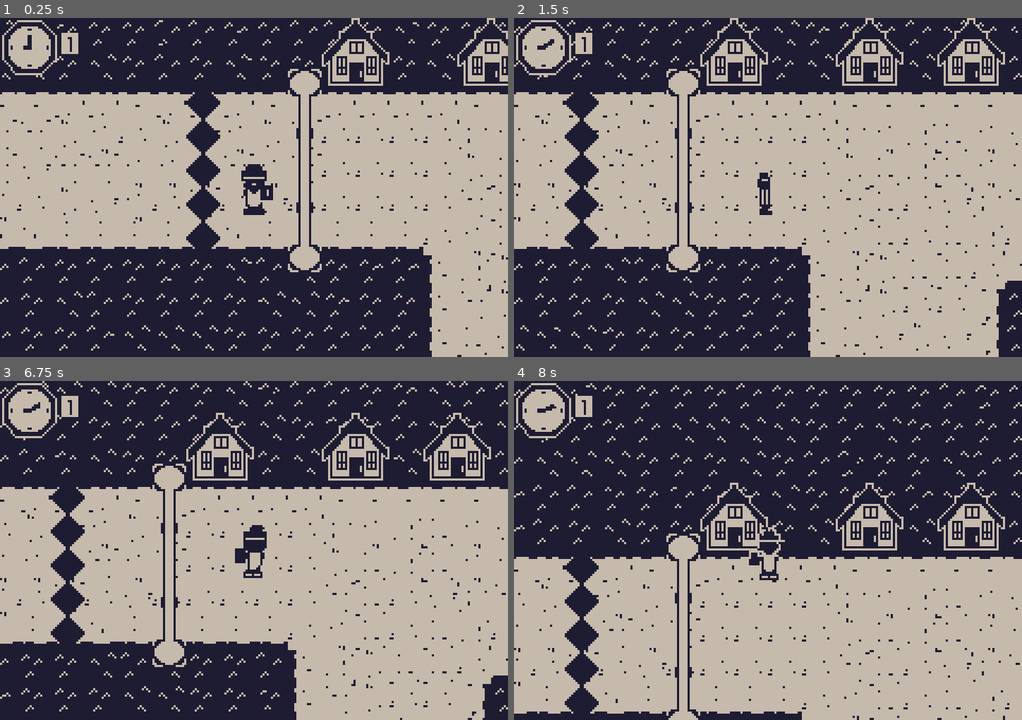
Above: before the commit, frames 1-4 (two rows, left to right).
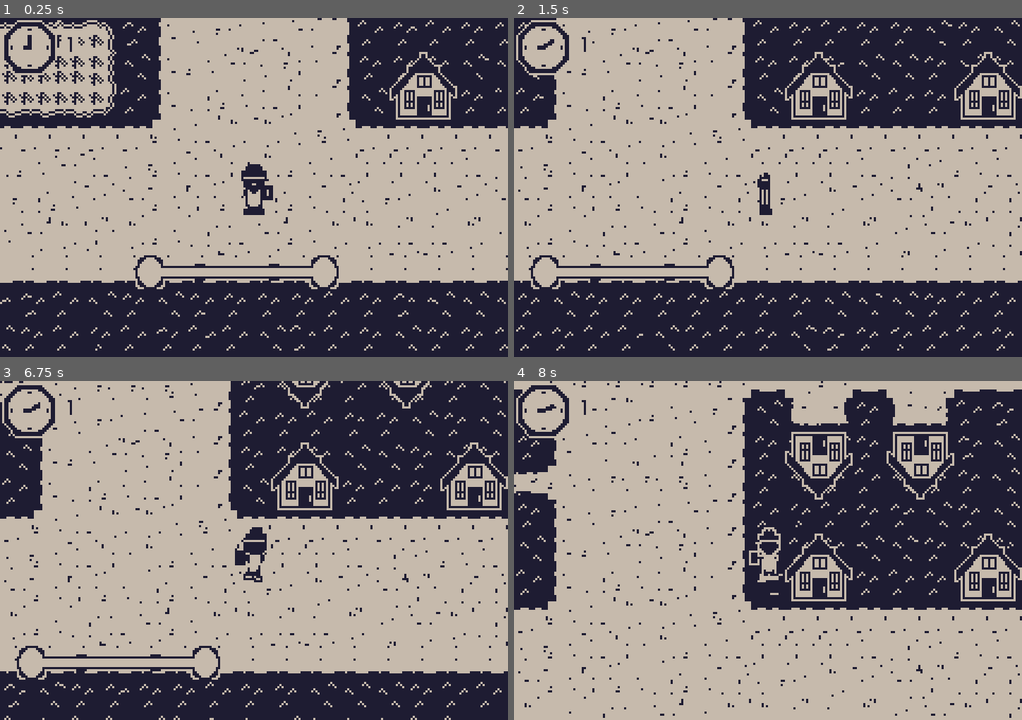
Above: after the commit, the same moments.

Repository: chickengamer555/7-days-of-rain-B1T-jam
Game: Godot game, scene res://Main/main.tscn
Two runs of this game, one before a commit and one after it. Both use one fixed random seed, a clock stepped at 60 frames per second and the inputs below. This scene is started directly instead of the project's main scene.
Inputs (mouse positions are in pixels of both pictures, inside the frame that each line leads up to):
- Up to frame 1 (0.25 s): no input
- Up to frame 2 (1.5 s): tap Enter at 0.5 s; move the mouse to (879, 170) at 0.52 s; hold Right (right) 0.53-1.25 s; hold F (Fast_foward) 0.53-1.25 s; click (879, 170) at 0.67 s; drag from (666, 204) to (768, 187) at 1.27 s
- Up to frame 3 (6.75 s): move the mouse to (304, 475) at 2.02 s; hold Right (right) 2.03-2.75 s; hold Q (Ledger) 2.03-2.75 s; tap Space at 2.75, 4.25, 5.75 s; drag from (228, 618) to (101, 499) at 2.77 s; tap Enter at 3.5, 5 s; move the mouse to (406, 601) at 3.52 s; hold A (left) 3.53-4.25 s; tap L at 3.6 s; drag from (101, 499) to (254, 550) at 4.27 s; move the mouse to (279, 550) at 5.02 s; hold S (down) 5.03-5.75 s; hold F (Fast_foward) 5.03-5.75 s; click (279, 550) at 5.17 s; drag from (177, 465) to (152, 567) at 5.77 s; move the mouse to (365, 533) at 6.52 s; hold W (up) from 6.53 s (still down); hold Q (Ledger) from 6.53 s (still down)
- Up to frame 4 (8 s): release W (up) at 7.25 s; release Q (Ledger) at 7.25 s; drag from (666, 567) to (768, 550) at 7.27 s

The runs differ from the first frame. In frame 1, 31% of the frame differs, in the area x 0-100%, y 0-100%; in frame 2, 32%; in frame 3, 32%; in frame 4, 39%.

Commit message:
well here's genshin lore dumping (for now)

Diff:
--- a/Dialouge-Prewritten/characters and dialogues/characters/Ume.tres
+++ /dev/null
@@ -1,62 +0,0 @@
-[gd_resource type="Resource" script_class="NPCData" format=3 uid="uid://djdh224wfirm5"]
-
-[ext_resource type="Script" uid="uid://dn6pv6t3qvn8d" path="res://data/classes/CONVERSATIOM_RULE.gd" id="1_cqdes"]
-[ext_resource type="Script" uid="uid://brnj2crn66sd3" path="res://data/classes/CONDITION.gd" id="2_mw0s2"]
-[ext_resource type="Script" uid="uid://c3bdbn2jbepsa" path="res://Dialouge-Prewritten/dialogue_node.gd" id="3_ghocl"]
-[ext_resource type="Script" uid="uid://bi35u3p34l30b" path="res://data/classes/EFFECT.gd" id="4_cqdes"]
-[ext_resource type="Script" uid="uid://bocbuuj64elde" path="res://Dialouge-Prewritten/dialogue_choice.gd" id="4_obop6"]
-[ext_resource type="Script" uid="uid://1m7x43xe4t0i" path="res://Dialouge-Prewritten/dialogue_tree.gd" id="5_qxfcm"]
-[ext_resource type="Script" uid="uid://drvfddng8l7fd" path="res://data/classes/schedule_slot.gd" id="6_shmyy"]
-[ext_resource type="Script" uid="uid://c3x5k0vs6q56c" path="res://data/classes/NPC_DATA.gd" id="7_4nkw2"]
-[ext_resource type="Texture2D" uid="uid://duv3igti4kqdn" path="res://Dialouge-Prewritten/characters and dialogues/characters/ume test sprite.png" id="8_mw0s2"]
-
-[sub_resource type="Resource" id="Resource_mw0s2"]
-script = ExtResource("2_mw0s2")
-metadata/_custom_type_script = "uid://brnj2crn66sd3"
-
-[sub_resource type="Resource" id="Resource_4nkw2"]
-script = ExtResource("4_cqdes")
-add_ledger = Array[String](["UmeRainWater"])
-metadata/_custom_type_script = "uid://bi35u3p34l30b"
-
-[sub_resource type="Resource" id="Resource_qlw3l"]
-script = ExtResource("3_ghocl")
-id = "1"
-speaker = "Ume"
-text = "Yes i use rain water to boil tea."
-effect = SubResource("Resource_4nkw2")
-metadata/_custom_type_script = "uid://c3bdbn2jbepsa"
-
-[sub_resource type="Resource" id="Resource_obop6"]
-script = ExtResource("3_ghocl")
-id = "2"
-speaker = "Player"
-text = "isn't this bad?"
-metadata/_custom_type_script = "uid://c3bdbn2jbepsa"
-
-[sub_resource type="Resource" id="Resource_184d7"]
-script = ExtResource("5_qxfcm")
-start_id = "1"
-nodes = Array[ExtResource("3_ghocl")]([SubResource("Resource_qlw3l"), SubResource("Resource_obop6")])
-metadata/_custom_type_script = "uid://1m7x43xe4t0i"
-
-[sub_resource type="Resource" id="Resource_cx4px"]
-script = ExtResource("1_cqdes")
-condition = SubResource("Resource_mw0s2")
-tree = SubResource("Resource_184d7")
-metadata/_custom_type_script = "uid://dn6pv6t3qvn8d"
-
-[sub_resource type="Resource" id="Resource_v2t6q"]
-script = ExtResource("6_shmyy")
-place = "Ume"
-spot = "Ume"
-metadata/_custom_type_script = "uid://drvfddng8l7fd"
-
-[resource]
-script = ExtResource("7_4nkw2")
-id = "Ume"
-display_name = "Ume"
-rules = Array[ExtResource("1_cqdes")]([SubResource("Resource_cx4px")])
-sprite = ExtResource("8_mw0s2")
-schedule = Array[ExtResource("6_shmyy")]([SubResource("Resource_v2t6q")])
-metadata/_custom_type_script = "uid://c3x5k0vs6q56c"
--- a/Main/main.tscn
+++ b/Main/main.tscn
@@ -2,15 +2,27 @@
 
 [ext_resource type="PackedScene" uid="uid://di4xy37qbc6wq" path="res://Player/player.tscn" id="1_k3v36"]
 [ext_resource type="Script" uid="uid://coci71j4s2cxg" path="res://Main/placeholder.gd" id="1_qvhan"]
+[ext_resource type="Script" uid="uid://c3x5k0vs6q56c" path="res://data/classes/NPC_DATA.gd" id="2_0gq1e"]
+[ext_resource type="Resource" uid="uid://ceyr5rf1hsel4" path="res://data/Npcs/Genshin/Genshin.tres" id="3_wbdht"]
 [ext_resource type="TileSet" uid="uid://b3q04mh68qve5" path="res://Assets/Tilemaps/paths.tres" id="4_eunhr"]
 [ext_resource type="TileSet" uid="uid://cm80xpbqosai8" path="res://Assets/Tilemaps/Town assets.tres" id="4_liyct"]
+[ext_resource type="Resource" uid="uid://djdh224wfirm5" path="res://data/Npcs/Ume/Ume.tres" id="4_puekb"]
 [ext_resource type="TileSet" uid="uid://oxry3gxgidyc" path="res://Assets/Tilemaps/collision.tres" id="5_ib3t1"]
 [ext_resource type="TileSet" uid="uid://duy7uoftfof75" path="res://Assets/Tilemaps/rivers.tres" id="5_k3v36"]
 [ext_resource type="PackedScene" uid="uid://bg7h7uxj0d0tp" path="res://HUD/HUD.tscn" id="5_rj11h"]
+[ext_resource type="Resource" uid="uid://bsle7vqddyrc8" path="res://data/Npcs/Tadashi/Tadashi.tres" id="5_xi84t"]
+[ext_resource type="Resource" uid="uid://dr6awdyc2igcg" path="res://data/Npcs/Kenji/Kenji.tres" id="6_j4inf"]
+[ext_resource type="Resource" uid="uid://d1v1kmio35f0t" path="res://data/Npcs/Mio/Mio.tres" id="7_nf7xu"]
+[ext_resource type="Resource" uid="uid://drlfb3a11j5be" path="res://data/Npcs/Okabe/Okabe.tres" id="8_1nqbc"]
+[ext_resource type="Resource" uid="uid://3pqnqvpwrbok" path="res://data/Npcs/Sato/Sato.tres" id="9_xw814"]
+[ext_resource type="Resource" uid="uid://d3t2lfstbqpyy" path="res://data/Npcs/Chiyo/Chiyo.tres" id="10_g147q"]
+[ext_resource type="Resource" uid="uid://dkdqtiw3qenpv" path="res://data/Npcs/Tomo/Tomo.tres" id="11_t85yq"]
+[ext_resource type="Resource" uid="uid://bcbf3mulsqoxt" path="res://data/Npcs/Kuro/Kuro.tres" id="12_y88hr"]
 
 [node name="Main" type="Node2D" unique_id=661073907]
 y_sort_enabled = true
 script = ExtResource("1_qvhan")
+npcs = Array[ExtResource("2_0gq1e")]([ExtResource("3_wbdht"), ExtResource("4_puekb"), ExtResource("5_xi84t"), ExtResource("6_j4inf"), ExtResource("7_nf7xu"), ExtResource("8_1nqbc"), ExtResource("9_xw814"), ExtResource("10_g147q"), ExtResource("11_t85yq"), ExtResource("12_y88hr")])
 
 [node name="Paths" type="TileMapLayer" parent="." unique_id=1131176822]
 z_index = -1
@@ -35,12 +47,22 @@
 
 [node name="Spots" type="Node2D" parent="." unique_id=1854963637]
 
+[node name="Genshin" type="Node" parent="Spots" unique_id=209934354]
+
+[node name="Shrine" type="Marker2D" parent="Spots/Genshin" unique_id=2104282789]
+position = Vector2(27, -278)
+
+[node name="Ume" type="Node" parent="Spots" unique_id=1950361893]
+
+[node name="Tea house" type="Marker2D" parent="Spots/Ume" unique_id=1931285988]
+position = Vector2(-37, 33)
+
 [node name="Hud" parent="." unique_id=786916839 instance=ExtResource("5_rj11h")]
 
 [node name="NPCs" type="Node2D" parent="." unique_id=873954492]
 
 [node name="Player" parent="." unique_id=1016449922 instance=ExtResource("1_k3v36")]
-position = Vector2(-396, -5)
+position = Vector2(44, 155)
 
 [node name="Labels" type="Node2D" parent="." unique_id=1956985897]
 visible = false
--- a/data/Npcs/Genshin/Genshin.tres
+++ b/data/Npcs/Genshin/Genshin.tres
@@ -1,13 +1,133 @@
-[gd_resource type="Resource" script_class="NPCData" format=3 uid="uid://da22lnple47cb"]
+[gd_resource type="Resource" script_class="NPCData" format=3 uid="uid://ceyr5rf1hsel4"]
 
-[ext_resource type="Script" uid="uid://dn6pv6t3qvn8d" path="res://data/classes/CONVERSATIOM_RULE.gd" id="1_rewto"]
-[ext_resource type="Script" uid="uid://drvfddng8l7fd" path="res://data/classes/schedule_slot.gd" id="2_3jp0q"]
-[ext_resource type="Script" uid="uid://c3x5k0vs6q56c" path="res://data/classes/NPC_DATA.gd" id="3_lqies"]
-[ext_resource type="Texture2D" uid="uid://bghuuo31jpc51" path="res://Assets/NPC/genshin.png" id="4_3jp0q"]
+[ext_resource type="Script" uid="uid://dn6pv6t3qvn8d" path="res://data/classes/CONVERSATIOM_RULE.gd" id="1_qdc14"]
+[ext_resource type="Script" uid="uid://drvfddng8l7fd" path="res://data/classes/schedule_slot.gd" id="2_e23w1"]
+[ext_resource type="Script" uid="uid://brnj2crn66sd3" path="res://data/classes/CONDITION.gd" id="2_t40qh"]
+[ext_resource type="Script" uid="uid://c3bdbn2jbepsa" path="res://Dialouge-Prewritten/dialogue_node.gd" id="3_4joq5"]
+[ext_resource type="Script" uid="uid://c3x5k0vs6q56c" path="res://data/classes/NPC_DATA.gd" id="3_q8q0v"]
+[ext_resource type="Script" uid="uid://bocbuuj64elde" path="res://Dialouge-Prewritten/dialogue_choice.gd" id="4_7vlo3"]
+[ext_resource type="Script" uid="uid://1m7x43xe4t0i" path="res://Dialouge-Prewritten/dialogue_tree.gd" id="4_45rh3"]
+[ext_resource type="Script" uid="uid://bi35u3p34l30b" path="res://data/classes/EFFECT.gd" id="5_y56be"]
+[ext_resource type="Texture2D" uid="uid://bghuuo31jpc51" path="res://Assets/NPC/genshin.png" id="8_4joq5"]
+
+[sub_resource type="Resource" id="Resource_t40qh"]
+script = ExtResource("2_t40qh")
+metadata/_custom_type_script = "uid://brnj2crn66sd3"
+
+[sub_resource type="Resource" id="Resource_7ke5q"]
+script = ExtResource("4_7vlo3")
+next_id = "2"
+metadata/_custom_type_script = "uid://bocbuuj64elde"
+
+[sub_resource type="Resource" id="Resource_otlm3"]
+script = ExtResource("3_4joq5")
+id = "1"
+speaker = "Genshin"
+text = "40 years ago..."
+choices = Array[ExtResource("4_7vlo3")]([SubResource("Resource_7ke5q")])
+metadata/_custom_type_script = "uid://c3bdbn2jbepsa"
+
+[sub_resource type="Resource" id="Resource_0p3g0"]
+script = ExtResource("4_7vlo3")
+next_id = "3"
+metadata/_custom_type_script = "uid://bocbuuj64elde"
+
+[sub_resource type="Resource" id="Resource_nw4fp"]
+script = ExtResource("3_4joq5")
+id = "2"
+speaker = "Genshin"
+text = "Thirty one villagers were killed."
+choices = Array[ExtResource("4_7vlo3")]([SubResource("Resource_0p3g0")])
+metadata/_custom_type_script = "uid://c3bdbn2jbepsa"
+
+[sub_resource type="Resource" id="Resource_ivr67"]
+script = ExtResource("4_7vlo3")
+next_id = "4"
+metadata/_custom_type_script = "uid://bocbuuj64elde"
+
+[sub_resource type="Resource" id="Resource_45rh3"]
+script = ExtResource("3_4joq5")
+id = "3"
+speaker = "Genshin"
+text = "The old bell-ringer had died that spring..."
+choices = Array[ExtResource("4_7vlo3")]([SubResource("Resource_ivr67")])
+metadata/_custom_type_script = "uid://c3bdbn2jbepsa"
+
+[sub_resource type="Resource" id="Resource_4joq5"]
+script = ExtResource("4_7vlo3")
+next_id = "5"
+metadata/_custom_type_script = "uid://bocbuuj64elde"
+
+[sub_resource type="Resource" id="Resource_7vlo3"]
+script = ExtResource("3_4joq5")
+id = "4"
+speaker = "Genshin"
+text = "And no one took the rope for a month."
+choices = Array[ExtResource("4_7vlo3")]([SubResource("Resource_4joq5")])
+metadata/_custom_type_script = "uid://c3bdbn2jbepsa"
+
+[sub_resource type="Resource" id="Resource_w1k8i"]
+script = ExtResource("4_7vlo3")
+next_id = "6"
+metadata/_custom_type_script = "uid://bocbuuj64elde"
+
+[sub_resource type="Resource" id="Resource_wc16a"]
+script = ExtResource("3_4joq5")
+id = "5"
+speaker = "Genshin"
+text = "The river came in the gap."
+choices = Array[ExtResource("4_7vlo3")]([SubResource("Resource_w1k8i")])
+metadata/_custom_type_script = "uid://c3bdbn2jbepsa"
+
+[sub_resource type="Resource" id="Resource_ijxku"]
+script = ExtResource("4_7vlo3")
+next_id = "7"
+metadata/_custom_type_script = "uid://bocbuuj64elde"
+
+[sub_resource type="Resource" id="Resource_pw64t"]
+script = ExtResource("5_y56be")
+add_ledger = Array[String](["The Flood "])
+metadata/_custom_type_script = "uid://bi35u3p34l30b"
+
+[sub_resource type="Resource" id="Resource_dchsd"]
+script = ExtResource("3_4joq5")
+id = "6"
+speaker = "Genshin"
+text = "..."
+choices = Array[ExtResource("4_7vlo3")]([SubResource("Resource_ijxku")])
+effect = SubResource("Resource_pw64t")
+metadata/_custom_type_script = "uid://c3bdbn2jbepsa"
+
+[sub_resource type="Resource" id="Resource_m7o50"]
+script = ExtResource("3_4joq5")
+id = "7"
+speaker = "Genshin"
+text = "Haruko..."
+metadata/_custom_type_script = "uid://c3bdbn2jbepsa"
+
+[sub_resource type="Resource" id="Resource_cq3l5"]
+script = ExtResource("4_45rh3")
+start_id = "1"
+nodes = Array[ExtResource("3_4joq5")]([SubResource("Resource_otlm3"), SubResource("Resource_nw4fp"), SubResource("Resource_45rh3"), SubResource("Resource_7vlo3"), SubResource("Resource_wc16a"), SubResource("Resource_dchsd"), SubResource("Resource_m7o50")])
+metadata/_custom_type_script = "uid://1m7x43xe4t0i"
+
+[sub_resource type="Resource" id="Resource_q8q0v"]
+script = ExtResource("1_qdc14")
+condition = SubResource("Resource_t40qh")
+tree = SubResource("Resource_cq3l5")
+metadata/_custom_type_script = "uid://dn6pv6t3qvn8d"
+
+[sub_resource type="Resource" id="Resource_nr7i4"]
+script = ExtResource("2_e23w1")
+place = "the shrine"
+spot = "Shrine"
+metadata/_custom_type_script = "uid://drvfddng8l7fd"
 
 [resource]
-script = ExtResource("3_lqies")
-id = "genshin"
-display_name = "Preist Genshin"
-sprite = ExtResource("4_3jp0q")
+script = ExtResource("3_q8q0v")
+id = "Genshin"
+display_name = "Genshin"
+rules = Array[ExtResource("1_qdc14")]([SubResource("Resource_q8q0v")])
+sprite = ExtResource("8_4joq5")
+schedule = Array[ExtResource("2_e23w1")]([SubResource("Resource_nr7i4")])
 metadata/_custom_type_script = "uid://c3x5k0vs6q56c"
--- a/data/Npcs/Ume/Ume.tres
+++ b/data/Npcs/Ume/Ume.tres
@@ -1,11 +1,62 @@
-[gd_resource type="Resource" script_class="NPCData" format=3 uid="uid://bt5bcclmodiox"]
+[gd_resource type="Resource" script_class="NPCData" format=3 uid="uid://djdh224wfirm5"]
 
 [ext_resource type="Script" uid="uid://dn6pv6t3qvn8d" path="res://data/classes/CONVERSATIOM_RULE.gd" id="1_435tf"]
+[ext_resource type="Script" uid="uid://brnj2crn66sd3" path="res://data/classes/CONDITION.gd" id="2_garow"]
 [ext_resource type="Script" uid="uid://drvfddng8l7fd" path="res://data/classes/schedule_slot.gd" id="2_gg7fu"]
+[ext_resource type="Script" uid="uid://c3bdbn2jbepsa" path="res://Dialouge-Prewritten/dialogue_node.gd" id="3_meevf"]
 [ext_resource type="Script" uid="uid://c3x5k0vs6q56c" path="res://data/classes/NPC_DATA.gd" id="3_y2el8"]
+[ext_resource type="Script" uid="uid://bocbuuj64elde" path="res://Dialouge-Prewritten/dialogue_choice.gd" id="4_fxr04"]
+[ext_resource type="Script" uid="uid://bi35u3p34l30b" path="res://data/classes/EFFECT.gd" id="5_dhuoc"]
+[ext_resource type="Script" uid="uid://1m7x43xe4t0i" path="res://Dialouge-Prewritten/dialogue_tree.gd" id="6_p5c2l"]
+[ext_resource type="Texture2D" uid="uid://baog0mokg4k8r" path="res://Assets/NPC/New Piskel-10.png.png" id="9_garow"]
+
+[sub_resource type="Resource" id="Resource_mw0s2"]
+script = ExtResource("2_garow")
+metadata/_custom_type_script = "uid://brnj2crn66sd3"
+
+[sub_resource type="Resource" id="Resource_4nkw2"]
+script = ExtResource("5_dhuoc")
+add_ledger = Array[String](["UmeRainWater"])
+metadata/_custom_type_script = "uid://bi35u3p34l30b"
+
+[sub_resource type="Resource" id="Resource_qlw3l"]
+script = ExtResource("3_meevf")
+id = "1"
+speaker = "Ume"
+text = "Yes i use rain water to boil tea."
+effect = SubResource("Resource_4nkw2")
+metadata/_custom_type_script = "uid://c3bdbn2jbepsa"
+
+[sub_resource type="Resource" id="Resource_obop6"]
+script = ExtResource("3_meevf")
+id = "2"
+speaker = "Player"
+text = "isn't this bad?"
+metadata/_custom_type_script = "uid://c3bdbn2jbepsa"
+
+[sub_resource type="Resource" id="Resource_184d7"]
+script = ExtResource("6_p5c2l")
+start_id = "1"
+nodes = Array[ExtResource("3_meevf")]([SubResource("Resource_qlw3l"), SubResource("Resource_obop6")])
+metadata/_custom_type_script = "uid://1m7x43xe4t0i"
+
+[sub_resource type="Resource" id="Resource_cx4px"]
+script = ExtResource("1_435tf")
+condition = SubResource("Resource_mw0s2")
+tree = SubResource("Resource_184d7")
+metadata/_custom_type_script = "uid://dn6pv6t3qvn8d"
+
+[sub_resource type="Resource" id="Resource_v2t6q"]
+script = ExtResource("2_gg7fu")
+place = "Ume"
+spot = "Tea house"
+metadata/_custom_type_script = "uid://drvfddng8l7fd"
 
 [resource]
 script = ExtResource("3_y2el8")
-id = "ume"
+id = "Ume"
 display_name = "Ume"
+rules = Array[ExtResource("1_435tf")]([SubResource("Resource_cx4px")])
+sprite = ExtResource("9_garow")
+schedule = Array[ExtResource("2_gg7fu")]([SubResource("Resource_v2t6q")])
 metadata/_custom_type_script = "uid://c3x5k0vs6q56c"
--- a/data/ledger_book.tres
+++ b/data/ledger_book.tres
@@ -3,19 +3,13 @@
 [ext_resource type="Script" uid="uid://ib2f3n4nd276" path="res://data/classes/ledger_entry.gd" id="1_pw64t"]
 [ext_resource type="Script" uid="uid://xvhhp5ymwk2g" path="res://data/classes/ledger_book.gd" id="2_uryxi"]
 
-[sub_resource type="Resource" id="Resource_vvaop"]
+[sub_resource type="Resource" id="Resource_uryxi"]
 script = ExtResource("1_pw64t")
-id = "wowie_zowie"
-text = "Wowie Zowie! The ledger works!"
-metadata/_custom_type_script = "uid://ib2f3n4nd276"
-
-[sub_resource type="Resource" id="Resource_hictm"]
-script = ExtResource("1_pw64t")
-id = "UmeRainWater"
-text = "Mama mia! she uses rain water!!! Mama mia! she uses rain water!!! Mama mia! she uses rain water!!! Mama mia! she uses rain water!!! Mama mia! she uses rain water!!! Mama mia! she uses rain water!!! q"
+id = "The Flood "
+text = "A flood happened 40 years ago and killed 31 villagers"
 metadata/_custom_type_script = "uid://ib2f3n4nd276"
 
 [resource]
 script = ExtResource("2_uryxi")
-entries = Array[ExtResource("1_pw64t")]([SubResource("Resource_vvaop"), SubResource("Resource_hictm")])
+entries = Array[ExtResource("1_pw64t")]([SubResource("Resource_uryxi")])
 metadata/_custom_type_script = "uid://xvhhp5ymwk2g"
--- a/test/test.tscn
+++ b/test/test.tscn
@@ -4,8 +4,6 @@
 [ext_resource type="Script" uid="uid://coci71j4s2cxg" path="res://Main/placeholder.gd" id="2_aeque"]
 [ext_resource type="PackedScene" uid="uid://di4xy37qbc6wq" path="res://Player/player.tscn" id="2_kgdm3"]
 [ext_resource type="Script" uid="uid://bpmospghawpiw" path="res://test/clock_test.gd" id="3_aeque"]
-[ext_resource type="Script" uid="uid://c3x5k0vs6q56c" path="res://data/classes/NPC_DATA.gd" id="3_f6u32"]
-[ext_resource type="Resource" uid="uid://djdh224wfirm5" path="res://Dialouge-Prewritten/characters and dialogues/characters/Ume.tres" id="4_vvaop"]
 [ext_resource type="Resource" uid="uid://bsle7vqddyrc8" path="res://data/Npcs/Tadashi/Tadashi.tres" id="5_5jhup"]
 [ext_resource type="Script" uid="uid://bf4cxcshmclos" path="res://test/talk_test.gd" id="6_v2t6q"]
 [ext_resource type="PackedScene" uid="uid://bbryqrg1mapm6" path="res://Ineractbles/Interactable.tscn" id="9_v2t6q"]
@@ -45,7 +43,6 @@
 [node name="test" type="Node2D" unique_id=1734866862]
 position = Vector2(28, -105)
 script = ExtResource("2_aeque")
-npcs = Array[ExtResource("3_f6u32")]([ExtResource("5_5jhup"), ExtResource("4_vvaop")])
 
 [node name="Icon" type="Sprite2D" parent="." unique_id=1780990519]
 position = Vector2(0.00024414063, -1)
Not shown, changed: Assets/Tilemaps/itchboat2.png.import
Not shown, changed: Assets/Tilemaps/itchboat2a.png.import
Not shown, changed: Assets/Tilemaps/itchbuilding.png.import
Not shown, removed: Assets/Tilemaps/itchdike.png.import
Not shown, removed: Assets/Tilemaps/itchdock.png.import
Not shown, removed: Assets/Tilemaps/itchgatea.png.import
Not shown, removed: Assets/Tilemaps/itchmountile.png.import
